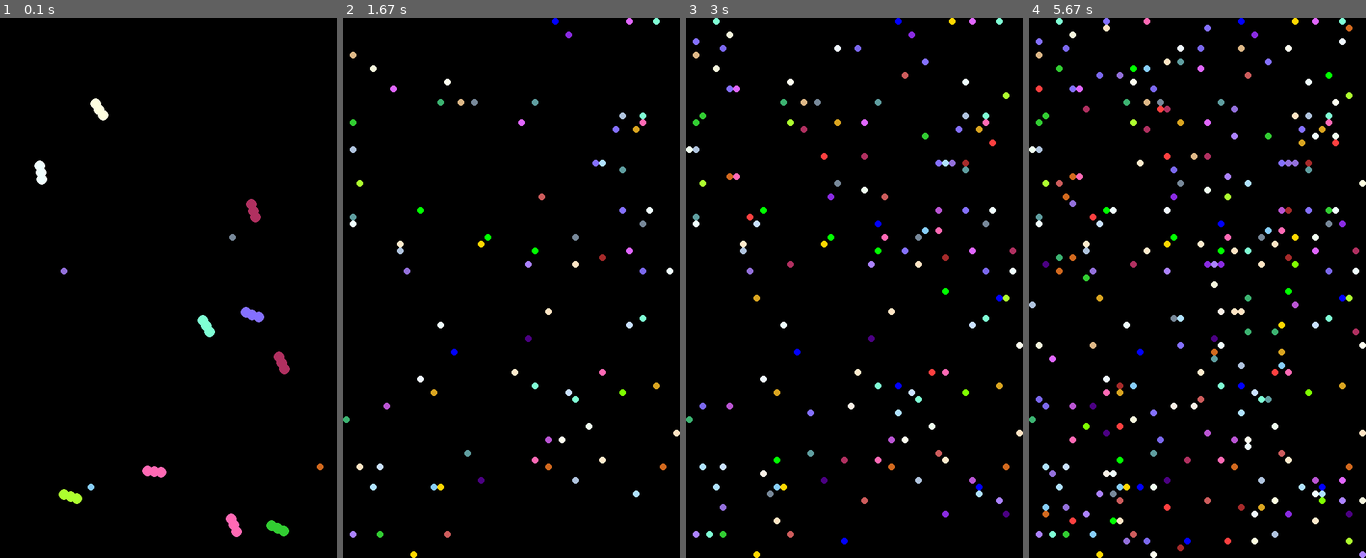
Above: before the commit, frames 1-4 (left to right).
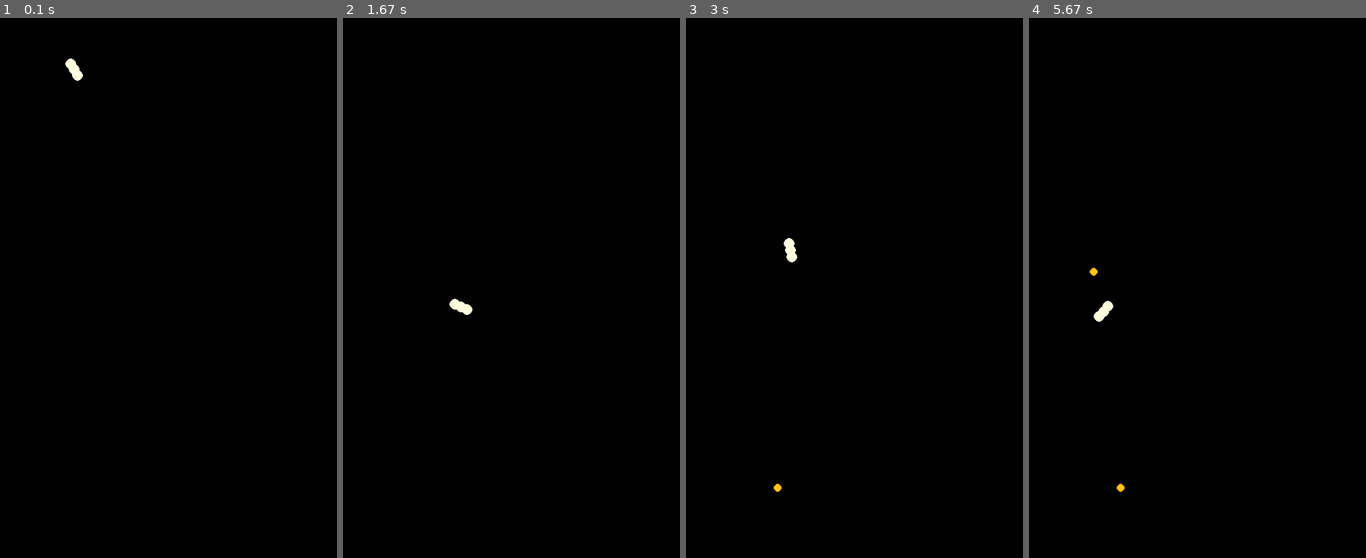
Above: after the commit, the same moments.

Repository: zmh-program/Z-RLSnake
Game: pygame game, started from render.py
The game is run twice, just before and just after one commit, with the same random seed, the same clock (stepped at 60 frames per second) and the same inputs.
Inputs (mouse positions are in pixels of both pictures, inside the frame that each line leads up to):
- Up to frame 1 (0.1 s): no input
- Up to frame 2 (1.67 s): press the mouse at (430, 293) at 0.37 s; move the mouse to (487, 352) at 0.47 s; release the mouse at (545, 406) at 0.6 s; press the mouse at (430, 293) at 0.7 s; move the mouse to (491, 315) at 0.8 s; release the mouse at (551, 336) at 0.93 s; press the mouse at (430, 293) at 1.03 s; move the mouse to (464, 358) at 1.13 s; release the mouse at (494, 428) at 1.27 s; press the mouse at (430, 293) at 1.37 s; move the mouse to (514, 331) at 1.47 s; release the mouse at (599, 374) at 1.6 s
- Up to frame 3 (3 s): press the mouse at (773, 293) at 1.7 s; move the mouse to (871, 363) at 1.8 s; release the mouse at (972, 428) at 1.93 s; press the mouse at (773, 293) at 2.03 s; move the mouse to (847, 244) at 2.13 s; release the mouse at (925, 190) at 2.27 s; press the mouse at (773, 293) at 2.37 s; move the mouse to (851, 223) at 2.47 s; release the mouse at (928, 158) at 2.6 s; press the mouse at (773, 293) at 2.7 s; move the mouse to (776, 244) at 2.8 s; release the mouse at (780, 190) at 2.93 s
- Up to frame 4 (5.67 s): press the mouse at (1116, 293) at 3.03 s; move the mouse to (1106, 390) at 3.13 s; release the mouse at (1096, 487) at 3.27 s; press the mouse at (1116, 293) at 3.37 s; move the mouse to (1123, 309) at 3.47 s; release the mouse at (1130, 331) at 3.6 s; press the mouse at (1116, 293) at 3.7 s; move the mouse to (1207, 352) at 3.8 s; release the mouse at (1301, 417) at 3.93 s; press the mouse at (1116, 293) at 4.03 s; move the mouse to (1146, 207) at 4.13 s; release the mouse at (1177, 126) at 4.27 s; press the mouse at (1116, 293) at 4.37 s; move the mouse to (1116, 336) at 4.47 s; release the mouse at (1113, 379) at 4.6 s; press the mouse at (1116, 293) at 4.7 s; move the mouse to (1096, 244) at 4.8 s; release the mouse at (1072, 190) at 4.93 s; press the mouse at (1116, 293) at 5.03 s; move the mouse to (1217, 320) at 5.13 s; release the mouse at (1318, 352) at 5.27 s; press the mouse at (1116, 293) at 5.37 s; move the mouse to (1096, 320) at 5.47 s; release the mouse at (1076, 342) at 5.6 s

The runs differ from the first frame. In frame 1, 1.4% of the frame differs, in the area x 10-96%, y 7-97%; in frame 2, 1.7%; in frame 3, 2.9%; in frame 4, 5.3%, in the area x 0-100%, y 0-100%.

Commit message:
1.6.0-beta.2

Diff:
--- a/param.py
+++ b/param.py
@@ -1,5 +1,5 @@
 SNAKE_RADIUS = 8
-COIN_RADIUS = 5
+COIN_RADIUS = 6
 SNAKE_BODY_STRIDE = 10.
 BLOCK_STRIDE = 10
 WIDTH = 500
@@ -8,6 +8,6 @@
 WIDTH_BLOCK = WIDTH // BLOCK_STRIDE
 HEIGHT_BLOCK = HEIGHT // BLOCK_STRIDE
 
-FPS = 100
-GENERATE_COIN_TICK = 2
+FPS = 30
+GENERATE_COIN_TICK = 2 * FPS
 NATURAL_COIN_DISAPPEAR = 60  # Unit: Second(s)
--- a/render.py
+++ b/render.py
@@ -11,8 +11,10 @@
     def __init__(self, group_, *args, **kwargs):
         self.image = pygame.Surface((param.COIN_RADIUS * 2, param.COIN_RADIUS * 2))
         self.image.fill(color.BLACK)
-        pygame.draw.circle(self.image, color.generate_color(),
-                           (param.COIN_RADIUS, param.COIN_RADIUS), param.COIN_RADIUS)
+        pygame.draw.circle(self.image, color.YELLOW,
+                           (param.COIN_RADIUS, param.COIN_RADIUS), param.COIN_RADIUS-1)
+        pygame.draw.circle(self.image, color.GOLD,
+                           (param.COIN_RADIUS, param.COIN_RADIUS), param.COIN_RADIUS, 1)
         self.image.set_colorkey(color.BLACK)
         super().__init__(group_)
         sprite.Coin.__init__(self, *args, **kwargs)
@@ -37,6 +39,7 @@
 class PygameSnakeGroup(group.SnakeGroup):
     def __init__(self, parent):
         super().__init__(parent=parent)
+        self.player = self.add_snake("zmh-program", otype=sprite.SnakePlayer)
 
     def update(self):
         super().update()
@@ -44,28 +47,35 @@
             for arr in snake.array:
                 pygame.draw.circle(screen, snake.color, arr, param.SNAKE_RADIUS)
 
+    def update_player_direction(self):
+        self.player.update_direction(pygame.mouse.get_pos())
+
 
 class PygameGameGroup(group.AbstractGameGroup):
     CoinGroupType = PygameCoinGroup
     SnakeGroupType = PygameSnakeGroup
 
+    coin_group: PygameCoinGroup
+    snake_group: PygameSnakeGroup
+
     def __init__(self):
         super().__init__()
         # self.spent = []
 
-    @staticmethod
-    def event():
+    def event_handler(self):
         for event in pygame.event.get():
             if event.type == pygame.QUIT:
                 pygame.display.quit()
                 pygame.quit()
                 sys.exit()
+            elif event.type in [pygame.MOUSEBUTTONDOWN, pygame.MOUSEBUTTONUP, pygame.MOUSEMOTION]:
+                self.snake_group.update_player_direction()
 
     def update(self):
-        startup = time.time()
+        # startup = time.time()
         screen.fill(color.BLACK)
         super().update()
-        self.event()
+        self.event_handler()
         pygame.display.update()
         # self.spent.append(time.time() - startup)
         # print((1 / numpy.average(self.spent)), (1 / numpy.max(self.spent)), self.coin_group.length)
@@ -78,6 +88,4 @@
     clock = pygame.time.Clock()
     pygame.display.set_caption("Snake Deep Reinforcement Learning")
     game = PygameGameGroup()
-    for _ in range(10):
-        game.add_snake("zmh-program")
     game.run_forever()
--- a/vector/color.py
+++ b/vector/color.py
@@ -3,6 +3,8 @@
 
 BLACK = (0, 0, 0)
 WHITE = (255, 255, 255)
+GOLD = (255, 127, 39)
+YELLOW = (255, 201, 14)
 
 # _gen_colors = {
 #     'aliceblue': (240, 248, 255), 'aquamarine': (127, 255, 212), 'azure': (240, 255, 255),
--- a/vector/group.py
+++ b/vector/group.py
@@ -67,7 +67,9 @@
         self.parent = parent
 
     def add_snake(self, name="", otype=None):
-        self.snakes.append((otype or BaseSnake)(name=name))
+        snake = (otype or BaseSnake)(name=name)
+        self.snakes.append(snake)
+        return snake
 
     def remove_snake(self, snake: BaseSnake):
         self.snakes.remove(snake)
@@ -111,6 +113,9 @@
     CoinGroupType = CoinGroup
     SnakeGroupType = SnakeGroup
 
+    coin_group: CoinGroup
+    snake_group: SnakeGroup
+
     def __init__(self):
         self.coin_group = self.CoinGroupType(self)
         self.snake_group = self.SnakeGroupType(self)
@@ -127,7 +132,7 @@
             self.coin_group.add_coin()
 
     def add_snake(self, name, snake_type=None):
-        self.snake_group.add_snake(name, snake_type)
+        return self.snake_group.add_snake(name, snake_type)
 
     def update(self):
         self.snake_group.update()
--- a/vector/sprite.py
+++ b/vector/sprite.py
@@ -164,8 +164,8 @@
     def __init__(self, *args, **kwargs):
         super().__init__(*args, **kwargs)
 
-    def count_direction(self, mouse_position):
-        self.update_direction(self.get_head_distances(mouse_position))
+    def update_direction(self, mouse_position):
+        super().update_direction(self.get_head_distances(mouse_position))
 
     def get_head_distances(self, pos) -> numpy.ndarray:
         (x1, y1), (x2, y2) = pos, self.head
